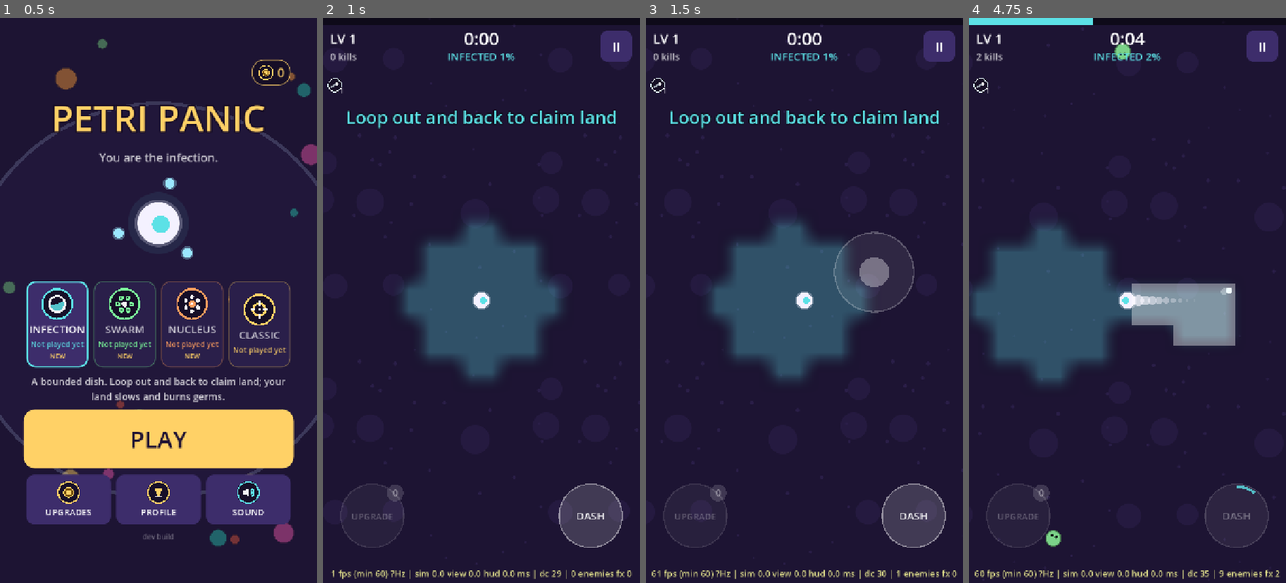
Above: before the commit, frames 1-4 (left to right).
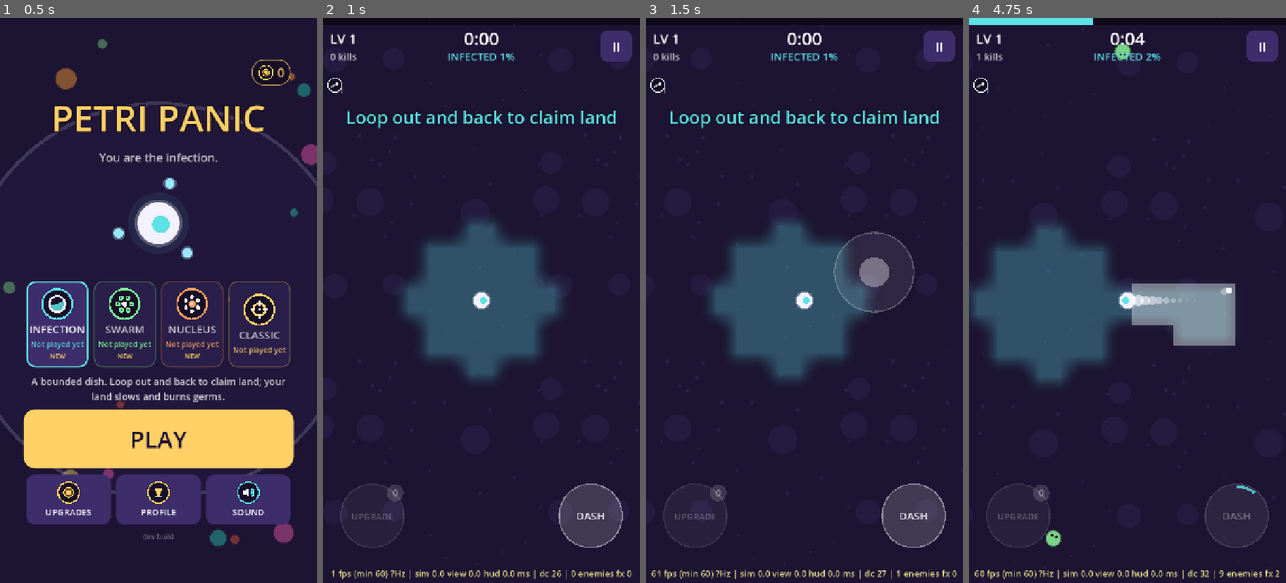
Above: after the commit, the same moments.

Repository: yousufkamran222-code/survivor-lite
Game: Godot game, scene res://scenes/main.tscn
Same seed, same stepped clock (60 frames per second), same inputs: the game is played once before the commit and once after it.
Inputs (mouse positions are in pixels of both pictures, inside the frame that each line leads up to):
- Up to frame 1 (0.5 s): no input
- Up to frame 2 (1 s): click "PLAY" at 0.5 s
- Up to frame 3 (1.5 s): tap Enter at 1.25 s; move the mouse to (874, 272) at 1.27 s; hold D from 1.28 s (still down); tap E at 1.35 s; click (874, 272) at 1.42 s
- Up to frame 4 (4.75 s): tap Space at 1.52, 4.52 s; release D at 2 s; drag from (1064, 328) to (1111, 413) at 2.02 s; move the mouse to (1159, 176) at 2.77 s; hold D 2.78-3.5 s; tap 1 at 2.85 s; click (1159, 176) at 2.92 s; drag from (1111, 413) to (1032, 215) at 3.52 s; move the mouse to (1222, 385) at 4.27 s; hold A from 4.28 s (still down); tap E at 4.35 s; click (1222, 385) at 4.42 s

Frame 1 is identical in both runs. In frame 2, less than 0.1% of the frame differs, in the area x 1-76%, y 10-99%; in frame 3, less than 0.1%; in frame 4, less than 0.1%, in the area x 1-76%, y 6-99%.

Commit message:
Perf chunk 1: cached HUD layers, baked icon atlas, menu frame cap
From the phone benchmark (APK 87.7 fps on 120 Hz, HUD 1.94 ms, dc 104):
- HUD split into layers that redraw only when their content changes
  (owned-upgrade strip + button labels; top bars/readouts, max 20x/s);
  only animated parts draw every frame.
- IconAtlas bakes every upgrade icon into one texture at startup (one-shot
  SubViewport); the HUD strip draws batched quads, numbers in one text batch.
- Battery: menus/shop/results/pickers capped at 60 fps, pause at 30
  (perf.menu_max_fps / pause_max_fps); runs stay uncapped.
- bench_render.gd fails fast instead of hanging if the game doesn't load.

Desktop benchmark (xvfb): 71-75 -> 87 fps, HUD 0.40 -> ~0.11 ms,
draw calls ~100 -> ~54. No gameplay change; 120 tests pass.

Co-Authored-By: Claude Opus 5.5 <noreply@anthropic.com>
Claude-Session: https://claude.ai/code/session_01Gsp3VoJ3zGpAvdK2aQa9r5

Diff:
--- a/data/balance.json
+++ b/data/balance.json
@@ -154,7 +154,9 @@
     "despawn_distance": 1300,
     "spawn_min_distance": 760,
     "spawn_max_distance": 860,
-    "max_enemy_radius": 72
+    "max_enemy_radius": 72,
+    "menu_max_fps": 60,
+    "pause_max_fps": 30
   },
   "debug": {
     "show_perf": true,
--- a/scripts/game/main.gd
+++ b/scripts/game/main.gd
@@ -74,6 +74,16 @@
 		_evo_by_weapon[ev.weapon] = ev
 	hud.show_perf = bool(bal.get("debug", {}).get("show_perf", false))
 	ui_root.add_child(hud)
+	# Bake every upgrade icon (and evolved weapon icon) once for the HUD strip.
+	var atlas := IconAtlas.new()
+	add_child(atlas)
+	var entries := []
+	for u in data.upgrades:
+		entries.append([u.id, IconArt.color_for(u), false])
+		if _evo_by_weapon.has(u.id):
+			entries.append([u.id, IconArt.color_for(u), true])
+	atlas.bake(entries)
+	hud.icon_atlas = atlas
 
 	pause_btn = UiKit.button("II", _pause_run, 72)
 	pause_btn.custom_minimum_size = Vector2(72, 72)
@@ -341,6 +351,11 @@
 
 func _set_screen(s: String) -> void:
 	screen = s
+	# Battery: only gameplay runs at the screen's full rate (90/120 Hz).
+	# Menus and pickers still animate smoothly at 60; pause barely moves.
+	Engine.max_fps = int(bal.perf.get("menu_max_fps", 60)) if s != "playing" else 0
+	if s == "paused":
+		Engine.max_fps = int(bal.perf.get("pause_max_fps", 30))
 	var in_run := s in ["playing", "levelup", "chest", "dead", "paused", "defense_won"]
 	hud.visible = in_run
 	pause_btn.visible = s == "playing"
--- a/scripts/ui/hud_overlay.gd
+++ b/scripts/ui/hud_overlay.gd
@@ -29,6 +29,19 @@
 var _perf_t := 0.0
 var _perf_worst := 0.0  # longest frame in the current 1 s window
 var _perf_min_fps := 0.0
+# Layers that redraw only when what they show changes (cheap HUD, see
+# docs/POLISH_PLAN.md Phase 1): the owned-upgrade strip + button labels, and
+# the top bars/readouts (at most 20x a second). Everything that animates every
+# frame stays in this node's own _draw.
+var _strip_layer: Control
+var _bars_layer: Control
+var _sig_strip := PackedInt32Array()
+var _sig_strip_drawn := PackedInt32Array()
+var _sig_bars := PackedInt32Array()
+var _sig_bars_drawn := PackedInt32Array()
+var _bars_wait := 0.0
+var _sig_world: World = null
+var icon_atlas: IconAtlas  # set by Main; baked icons for the strip
 
 
 func flash_xp() -> void:
@@ -73,7 +86,23 @@
 	mouse_filter = Control.MOUSE_FILTER_IGNORE
 	set_anchors_and_offsets_preset(Control.PRESET_FULL_RECT)
 	font = ThemeDB.fallback_font
-
+	_strip_layer = _layer(func() -> void: _draw_strip(_strip_layer))
+	_bars_layer = _layer(func() -> void: _draw_bars(_bars_layer))
+	_sig_strip.resize(5)
+	_sig_bars.resize(16)
+
+
+func _layer(painter: Callable) -> Control:
+	var c := Control.new()
+	c.mouse_filter = Control.MOUSE_FILTER_IGNORE
+	c.set_anchors_and_offsets_preset(Control.PRESET_FULL_RECT)
+	c.draw.connect(func() -> void:
+		if world != null:
+			var t0 := Time.get_ticks_usec()
+			painter.call()
+			cpu_ms += (Time.get_ticks_usec() - t0) / 1000.0)
+	add_child(c)
+	return c
 
 func _process(delta: float) -> void:
 	_notice_t = maxf(0.0, _notice_t - delta)
@@ -89,6 +118,8 @@
 			i += 1
 	if visible:
 		queue_redraw()
+		if world != null:
+			_update_layers(delta)
 
 
 func _draw() -> void:
@@ -101,33 +132,8 @@
 
 func _draw_hud() -> void:
 	var w := size.x
-	# XP bar along the top edge.
-	var xp_f := clampf(world.xp / world.xp_next, 0.0, 1.0)
-	draw_rect(Rect2(0, 0, w, 16), Color(0, 0, 0, 0.5))
-	draw_rect(Rect2(0, 0, w * xp_f, 16), pal.xp_bar)
-	if _xp_flash > 0.0:
-		draw_rect(Rect2(0, 0, w, 16), Color(1, 1, 1, _xp_flash * 1.5))
-	_draw_owned()
-	draw_string(font, Vector2(16, 58), "LV %d" % world.level, HORIZONTAL_ALIGNMENT_LEFT, -1, 30, pal.text)
-	draw_string(font, Vector2(0, 62), UiKit.fmt_time(world.time), HORIZONTAL_ALIGNMENT_CENTER, w, 40, pal.text)
-	draw_string(font, Vector2(16, 96), "%d kills" % world.kills, HORIZONTAL_ALIGNMENT_LEFT, -1, 22, Color(pal.text, 0.7))
-	if world.conv_on:
-		var txt := "SWARM %d/%d" % [world.ally_count, world._ally_cap()]
-		if world.swarm_power > 0.0:
-			txt += "  +%d%%" % roundi(world.swarm_power * 100.0)
-		draw_string(font, Vector2(0, 96), txt, HORIZONTAL_ALIGNMENT_CENTER, w, 24, pal.player_nucleus)
-	if world.terr != null:
-		var pct := roundi(world.terr.infected_fraction() * 100.0)
-		draw_string(font, Vector2(0, 96), "INFECTED %d%%" % pct, HORIZONTAL_ALIGNMENT_CENTER, w, 24, pal.player_nucleus)
 	if world.def_on:
-		_draw_defense(w)
-	# Boss bar.
-	if world.boss_index >= 0 and world.boss_index < world.e_hp.size():
-		var f := world.e_hp[world.boss_index] / world.e_maxhp[world.boss_index]
-		var r := Rect2(60, 120, w - 120, 18)
-		draw_rect(r, Color(0, 0, 0, 0.55))
-		draw_rect(Rect2(r.position, Vector2(r.size.x * f, r.size.y)), pal.hp_bar)
-		draw_string(font, Vector2(0, 112), str(world.enemy_defs[world.e_type[world.boss_index]].name).to_upper(), HORIZONTAL_ALIGNMENT_CENTER, w, 22, pal.text)
+		_draw_defense_live(w)
 	_draw_arrows()
 	_draw_dash_button()
 	_draw_upgrade_button()
@@ -153,6 +159,89 @@
 		draw_arc(stick_origin, stick_radius, 0, TAU, 48, Color(1, 1, 1, 0.25), 3.0)
 		var knob := stick_origin + (stick_pos - stick_origin).limit_length(stick_radius)
 		draw_circle(knob, 34, Color(1, 1, 1, 0.35))
+
+
+## Top bars and readouts (bars layer): XP, level, timer, kills, mode readout,
+## Nucleus bars, boss bar. Redrawn only when one of them changes.
+func _draw_bars(ci: CanvasItem) -> void:
+	var w := size.x
+	var xp_f := clampf(world.xp / world.xp_next, 0.0, 1.0)
+	ci.draw_rect(Rect2(0, 0, w, 16), Color(0, 0, 0, 0.5))
+	ci.draw_rect(Rect2(0, 0, w * xp_f, 16), pal.xp_bar)
+	if _xp_flash > 0.0:
+		ci.draw_rect(Rect2(0, 0, w, 16), Color(1, 1, 1, _xp_flash * 1.5))
+	ci.draw_string(font, Vector2(16, 58), "LV %d" % world.level, HORIZONTAL_ALIGNMENT_LEFT, -1, 30, pal.text)
+	ci.draw_string(font, Vector2(0, 62), UiKit.fmt_time(world.time), HORIZONTAL_ALIGNMENT_CENTER, w, 40, pal.text)
+	ci.draw_string(font, Vector2(16, 96), "%d kills" % world.kills, HORIZONTAL_ALIGNMENT_LEFT, -1, 22, Color(pal.text, 0.7))
+	if world.conv_on:
+		var txt := "SWARM %d/%d" % [world.ally_count, world._ally_cap()]
+		if world.swarm_power > 0.0:
+			txt += "  +%d%%" % roundi(world.swarm_power * 100.0)
+		ci.draw_string(font, Vector2(0, 96), txt, HORIZONTAL_ALIGNMENT_CENTER, w, 24, pal.player_nucleus)
+	if world.terr != null:
+		var pct := roundi(world.terr.infected_fraction() * 100.0)
+		ci.draw_string(font, Vector2(0, 96), "INFECTED %d%%" % pct, HORIZONTAL_ALIGNMENT_CENTER, w, 24, pal.player_nucleus)
+	if world.def_on:
+		_draw_defense_bars(ci, w)
+	if world.boss_index >= 0 and world.boss_index < world.e_hp.size():
+		var f := world.e_hp[world.boss_index] / world.e_maxhp[world.boss_index]
+		var r := Rect2(60, 120, w - 120, 18)
+		ci.draw_rect(r, Color(0, 0, 0, 0.55))
+		ci.draw_rect(Rect2(r.position, Vector2(r.size.x * f, r.size.y)), pal.hp_bar)
+		ci.draw_string(font, Vector2(0, 112), str(world.enemy_defs[world.e_type[world.boss_index]].name).to_upper(), HORIZONTAL_ALIGNMENT_CENTER, w, 22, pal.text)
+
+
+## Owned-upgrade strip and the DASH / UPGRADE labels (strip layer).
+func _draw_strip(ci: CanvasItem) -> void:
+	_draw_owned(ci)
+	var dc := dash_center()
+	ci.draw_string(font, dc + Vector2(-dash_radius, 9), "DASH", HORIZONTAL_ALIGNMENT_CENTER, dash_radius * 2.0, 24, Color(1, 1, 1, 0.9 if world.can_dash() else 0.35))
+	var uc := upgrade_center()
+	var n := world.pending_levelups
+	var on := n > 0
+	var accent: Color = pal.ui_accent
+	ci.draw_string(font, uc + Vector2(-dash_radius, 9), "UPGRADE", HORIZONTAL_ALIGNMENT_CENTER, dash_radius * 2.0, 20, Color(1, 1, 1, 0.95 if on else 0.3))
+	var b := uc + Vector2(dash_radius * 0.72, -dash_radius * 0.72)
+	ci.draw_circle(b, 19.0, accent if on else Color(1, 1, 1, 0.15))
+	ci.draw_string(font, b + Vector2(-19, 8), str(n), HORIZONTAL_ALIGNMENT_CENTER, 38, 22, Color(0.1, 0.06, 0.15) if on else Color(1, 1, 1, 0.5))
+
+
+## Decides which cached layers need a redraw this frame.
+func _update_layers(delta: float) -> void:
+	var fresh := world != _sig_world
+	_sig_world = world
+	var owned_sum := 0
+	for id in world.owned:
+		owned_sum = owned_sum * 31 + int(world.owned[id]) + id.hash() % 997
+	_sig_strip[0] = owned_sum
+	_sig_strip[1] = world.evolved.size()
+	_sig_strip[2] = world.pending_levelups
+	_sig_strip[3] = 1 if world.can_dash() else 0
+	_sig_strip[4] = 1 if icon_atlas != null and icon_atlas.baked else 0
+	if fresh or _sig_strip != _sig_strip_drawn:
+		_sig_strip_drawn = _sig_strip.duplicate()
+		_strip_layer.queue_redraw()
+	var w := size.x
+	_sig_bars[0] = int(clampf(world.xp / world.xp_next, 0.0, 1.0) * w)
+	_sig_bars[1] = int(_xp_flash * 20.0)
+	_sig_bars[2] = world.level
+	_sig_bars[3] = int(world.time)
+	_sig_bars[4] = world.kills
+	_sig_bars[5] = world.ally_count * 1000 + roundi(world.swarm_power * 100.0)
+	_sig_bars[6] = roundi(world.terr.infected_fraction() * 100.0) if world.terr != null else 0
+	var bi := world.boss_index
+	_sig_bars[7] = int(world.e_hp[bi] / world.e_maxhp[bi] * w) if bi >= 0 and bi < world.e_hp.size() else -1
+	if world.def_on:
+		_sig_bars[8] = world.wave * 4 + (0 if world.wave_state == "breather" else 1) + (2 if world.free_mode else 0)
+		_sig_bars[9] = ceili(world.wave_t) if world.wave_state == "breather" else 0
+		_sig_bars[10] = floori(world.biomass)
+		_sig_bars[11] = int(world.core_hp / maxf(world.core_max, 1.0) * w)
+		_sig_bars[12] = int(fmod(Time.get_ticks_msec() / 1000.0, 0.5) < 0.25) if world.core_hp < world.core_max * 0.3 else 0
+	_bars_wait -= delta
+	if fresh or (_bars_wait <= 0.0 and _sig_bars != _sig_bars_drawn):
+		_sig_bars_drawn = _sig_bars.duplicate()
+		_bars_wait = 0.05
+		_bars_layer.queue_redraw()
 
 
 ## Arrows at the screen edge pointing to off-screen chests, elites and boss.
@@ -200,7 +289,6 @@
 	if world.p_dash_charges < max_c:
 		var f := 1.0 - world.p_dash_cd / world.dash_cooldown()
 		draw_arc(c, dash_radius - 6.0, -PI / 2.0, -PI / 2.0 + TAU * clampf(f, 0.0, 1.0), 48, Color(pal.xp_bar, 0.8), 6.0)
-	draw_string(font, c + Vector2(-dash_radius, 9), "DASH", HORIZONTAL_ALIGNMENT_CENTER, dash_radius * 2.0, 24, Color(1, 1, 1, 0.9 if ready else 0.35))
 	# Charge pips under the label when you have more than one.
 	if max_c > 1:
 		for k in max_c:
@@ -216,11 +304,6 @@
 	var accent: Color = pal.ui_accent
 	draw_circle(c, dash_radius, Color(accent, 0.1 + 0.12 * pulse) if on else Color(1, 1, 1, 0.05))
 	draw_arc(c, dash_radius, 0, TAU, 48, Color(accent, 0.6 + 0.4 * pulse) if on else Color(1, 1, 1, 0.12), 3.0)
-	draw_string(font, c + Vector2(-dash_radius, 9), "UPGRADE", HORIZONTAL_ALIGNMENT_CENTER, dash_radius * 2.0, 20, Color(1, 1, 1, 0.95 if on else 0.3))
-	# Badge with the number of banked level-ups (always shown).
-	var b := c + Vector2(dash_radius * 0.72, -dash_radius * 0.72)
-	draw_circle(b, 19.0, accent if on else Color(1, 1, 1, 0.15))
-	draw_string(font, b + Vector2(-19, 8), str(n), HORIZONTAL_ALIGNMENT_CENTER, 38, 22, Color(0.1, 0.06, 0.15) if on else Color(1, 1, 1, 0.5))
 	if _notice_t > 0.0:
 		var a := clampf(_notice_t / 0.5, 0.0, 1.0)
 		draw_string(font, c + Vector2(-dash_radius, -dash_radius - 18.0), _notice_text, HORIZONTAL_ALIGNMENT_LEFT, -1, 24, Color(accent, a))
@@ -228,23 +311,33 @@
 
 ## Left-edge column of owned upgrades: icon plus level number (weapons
 ## first, evolved ones starred).
-func _draw_owned() -> void:
+func _draw_owned(ci: CanvasItem) -> void:
+	var px := 34.0
+	# Icons first (baked atlas: one batched draw call), then all the level
+	# numbers (one text batch), so the two never interleave.
+	var slots := []
 	var y := 152.0
-	var px := 34.0
 	for pass_type in ["weapon", "passive"]:
 		for u in world.upgrade_list:
 			if u.type != pass_type or not world.owned.has(u.id):
 				continue
-			var c := Vector2(10.0 + px / 2.0, y)
-			IconArt.draw(self, u.id, c, px, IconArt.color_for(u), world.evolved.has(u.id))
-			draw_string(font, c + Vector2(px * 0.3, px * 0.55), str(world.owned[u.id]), HORIZONTAL_ALIGNMENT_LEFT, -1, 16, Color(1, 1, 1, 0.85))
+			slots.append([u, Vector2(10.0 + px / 2.0, y)])
 			y += px + 8.0
 		y += 6.0
+	for sl in slots:
+		var u: Dictionary = sl[0]
+		var evo: bool = world.evolved.has(u.id)
+		if icon_atlas != null and icon_atlas.has_icon(u.id, evo):
+			icon_atlas.draw_icon(ci, u.id, sl[1], px, evo)
+		else:
+			IconArt.draw(ci, u.id, sl[1], px, IconArt.color_for(u), evo)
+	for sl in slots:
+		ci.draw_string(font, sl[1] + Vector2(px * 0.3, px * 0.55), str(world.owned[sl[0].id]), HORIZONTAL_ALIGNMENT_LEFT, -1, 16, Color(1, 1, 1, 0.85))
 
 
 ## Nucleus mode: wave counter / countdown, nucleus health, biomass, the pad
 ## you're standing on, and the respawn countdown.
-func _draw_defense(w: float) -> void:
+func _draw_defense_bars(ci: CanvasItem, w: float) -> void:
 	var wd := world
 	var txt := ""
 	if wd.wave_state == "breather":
@@ -253,14 +346,19 @@
 		txt = "FREE MODE  WAVE %d" % wd.wave
 	else:
 		txt = "FINAL WAVE" if wd.wave >= wd.wave_count else "WAVE %d / %d" % [wd.wave, wd.wave_count]
-	draw_string(font, Vector2(0, 96), txt, HORIZONTAL_ALIGNMENT_CENTER, w, 26, pal.core)
-	draw_string(font, Vector2(16, 128), "BIOMASS %d" % floori(wd.biomass), HORIZONTAL_ALIGNMENT_LEFT, -1, 22, pal.pad)
+	ci.draw_string(font, Vector2(0, 96), txt, HORIZONTAL_ALIGNMENT_CENTER, w, 26, pal.core)
+	ci.draw_string(font, Vector2(16, 128), "BIOMASS %d" % floori(wd.biomass), HORIZONTAL_ALIGNMENT_LEFT, -1, 22, pal.pad)
 	var f := wd.core_hp / maxf(wd.core_max, 1.0)
 	var r := Rect2(60, 150, w - 120, 16)
-	draw_rect(r, Color(0, 0, 0, 0.55))
+	ci.draw_rect(r, Color(0, 0, 0, 0.55))
 	var low := f < 0.3 and fmod(Time.get_ticks_msec() / 1000.0, 0.5) < 0.25
-	draw_rect(Rect2(r.position, Vector2(r.size.x * f, r.size.y)), pal.player_hurt if low else pal.core)
-	draw_string(font, Vector2(0, 145), "NUCLEUS", HORIZONTAL_ALIGNMENT_CENTER, w, 18, Color(pal.text, 0.8))
+	ci.draw_rect(Rect2(r.position, Vector2(r.size.x * f, r.size.y)), pal.player_hurt if low else pal.core)
+	ci.draw_string(font, Vector2(0, 145), "NUCLEUS", HORIZONTAL_ALIGNMENT_CENTER, w, 18, Color(pal.text, 0.8))
+
+
+## Nucleus mode parts that animate every frame.
+func _draw_defense_live(w: float) -> void:
+	var wd := world
 	# Big 3-2-1 before each wave, and a warning before the boss.
 	if wd.wave_state == "breather" and wd.state == "playing":
 		if wd.next_wave_is_boss():
--- /dev/null
+++ b/scripts/ui/icon_atlas.gd
@@ -0,0 +1,59 @@
+class_name IconAtlas
+extends Node
+## Bakes IconArt vector icons into one texture once at startup (a one-shot
+## SubViewport render), so places drawn every frame (the HUD's owned-upgrade
+## strip) use same-texture quads that batch into a single draw call instead of
+## dozens of circles/polygons/arcs. Until the bake finishes
+## and callers fall back to IconArt.draw (`baked` is false until then).
+
+const CELL := 64
+const COLS := 8
+
+var texture: Texture2D
+var baked := false
+var _rects := {}  # "key|evolved" -> Rect2 in the texture
+var _entries: Array = []  # [key, color, evolved]
+
+
+static func entry_key(key: String, evolved: bool) -> String:
+	return key + ("|e" if evolved else "")
+
+
+## entries: Array of [icon key, Color, evolved bool].
+func bake(entries: Array) -> void:
+	_entries = entries
+	var rows := ceili(float(entries.size()) / COLS)
+	var vp := SubViewport.new()
+	vp.size = Vector2i(COLS * CELL, maxi(rows, 1) * CELL)
+	vp.transparent_bg = true
+	vp.render_target_update_mode = SubViewport.UPDATE_ONCE
+	vp.render_target_clear_mode = SubViewport.CLEAR_MODE_ONCE
+	var painter := Control.new()
+	painter.size = Vector2(vp.size)
+	painter.draw.connect(func() -> void:
+		for i in _entries.size():
+			var e: Array = _entries[i]
+			var c := Vector2((i % COLS) * CELL + CELL / 2.0, (i / COLS) * CELL + CELL / 2.0)
+			IconArt.draw(painter, e[0], c, CELL, e[1], e[2]))
+	vp.add_child(painter)
+	add_child(vp)
+	for i in entries.size():
+		var e: Array = entries[i]
+		_rects[entry_key(e[0], e[2])] = Rect2((i % COLS) * CELL, (i / COLS) * CELL, CELL, CELL)
+	await RenderingServer.frame_post_draw
+	await RenderingServer.frame_post_draw
+	var img := vp.get_texture().get_image()
+	if img != null and not img.is_empty():
+		texture = ImageTexture.create_from_image(img)
+		baked = true
+	vp.queue_free()
+
+
+func has_icon(key: String, evolved: bool) -> bool:
+	return baked and _rects.has(entry_key(key, evolved))
+
+
+## Draws a baked icon centred at `c`, `px` wide.
+func draw_icon(ci: CanvasItem, key: String, c: Vector2, px: float, evolved: bool = false) -> void:
+	var r: Rect2 = _rects[entry_key(key, evolved)]
+	ci.draw_texture_rect_region(texture, Rect2(c - Vector2(px, px) / 2.0, Vector2(px, px)), r)
--- a/tools/sim/bench_render.gd
+++ b/tools/sim/bench_render.gd
@@ -24,4 +24,7 @@
 	if f > 5 and main.bench_result != "":
 		print(main.bench_result)
 		return true
+	if f > 60 * 300:  # broken build: fail fast instead of hanging
+		print("BENCH FAILED: no result")
+		return true
 	return false
Not shown, added: scripts/ui/icon_atlas.gd.uid
Not shown, changed: docs/PIPELINE.md
Not shown, changed: docs/POLISH_PLAN.md
